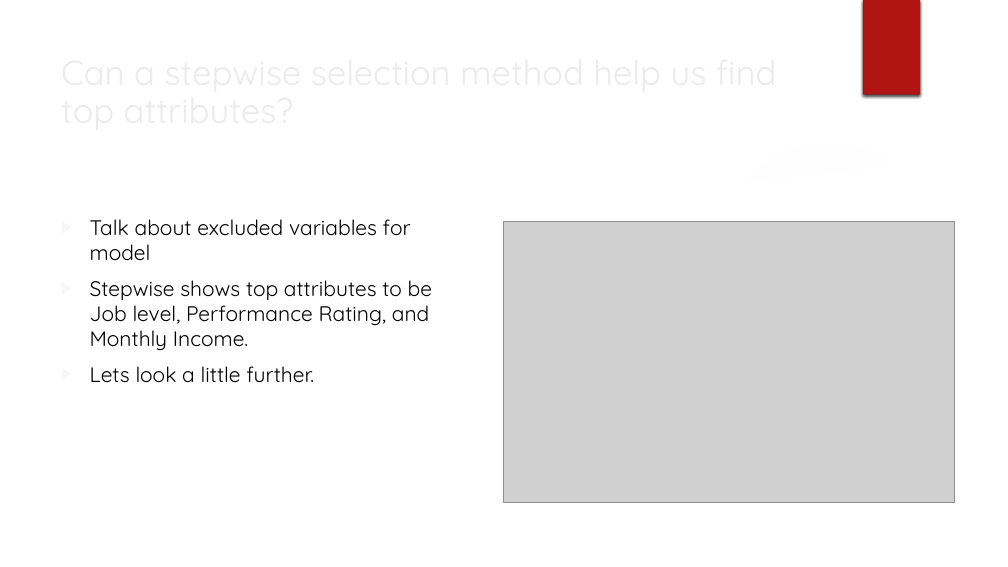
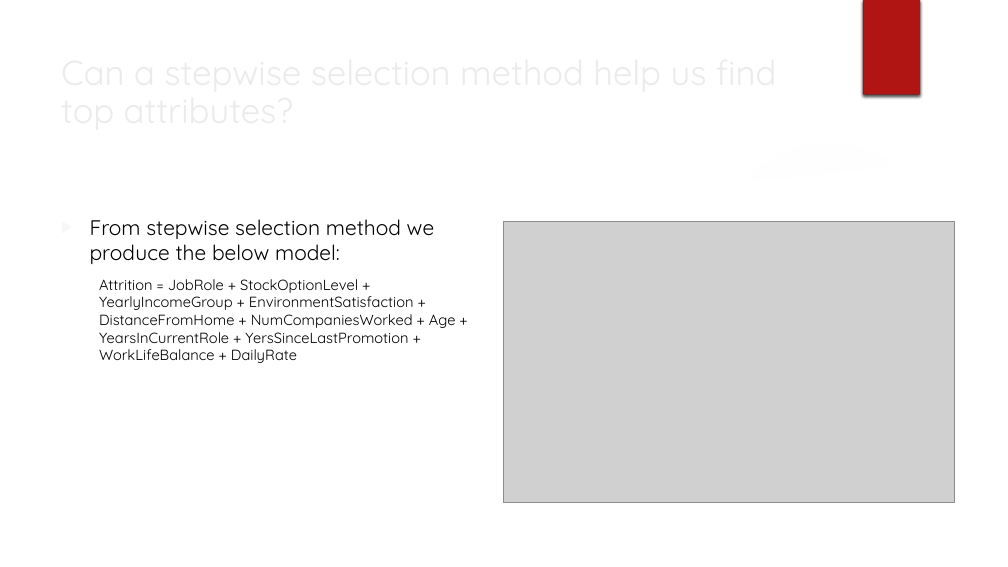
Before and after one commit to vazquezs123/DATA_SCIENCE_CS02, a slide deck: slide 5 of case_study_02_presentation.pptx. Drawn at 1008x567 pixels with LibreOffice and Linux fonts; fonts in the diff are those of the drawing; grey boxes stand for pictures; background and template pictures are left out. Boxes give left, top, right and bottom in pixels: in the first picture for what was removed or moved away, otherwise in the second. Text is boxed around its words. In the diff, an @@ line names an element or a change of style, - is before the commit and + after.

```diff
--- a/case_study_02_presentation.pptx
+++ b/case_study_02_presentation.pptx
@@ text at bbox=[90, 219, 456, 363]: text changed; size 20 to 14 pt @@
-▶ Talk about excluded variables for model
-▶ Stepwise shows top attributes to be Job level, Performance Rating, and Monthly Income.
-▶ Lets look a little further.
+▶ From stepwise selection method we produce the below model:
+  Attrition = JobRole + StockOptionLevel + YearlyIncomeGroup + EnvironmentSatisfaction + DistanceFromHome + NumCompaniesWorked + Age + YearsInCurrentRole + YersSinceLastPromotion + WorkLifeBalance + DailyRate
```
Also in this commit, not shown: 1 other slide changed, 8 slides added, 4 slides removed, 1 other file.
